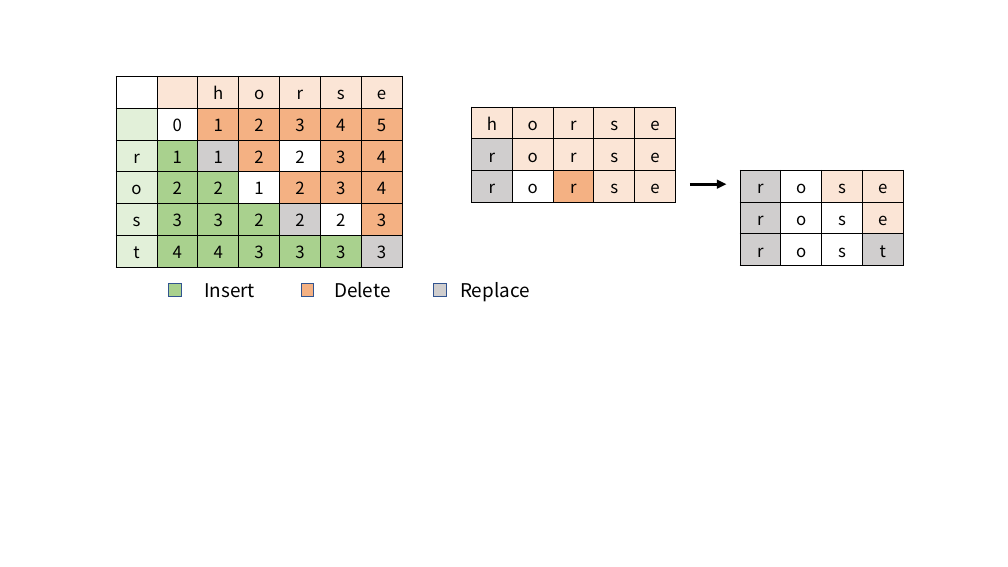
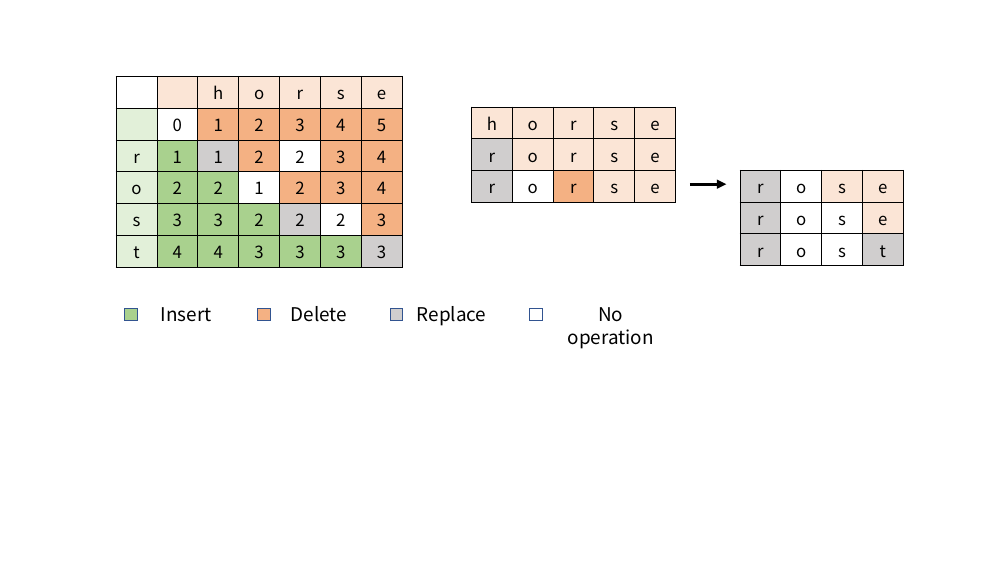
Before and after one commit to Tackoil/Tackoil.github.io, a slide deck: slide 4 of 2019/09/19/algorithm/mrc.pptx. Drawn at 1008x567 pixels with LibreOffice and Linux fonts; fonts in the diff are those of the drawing. Boxes give left, top, right and bottom in pixels: in the first picture for what was removed or moved away, otherwise in the second. Text is boxed around its words. In the diff, an @@ line names an element or a change of style, - is before the commit and + after.

```diff
--- a/2019/09/19/algorithm/mrc.pptx
+++ b/2019/09/19/algorithm/mrc.pptx
@@ 3 texts, 3 rectangles moved together from (x1=169, y1=282, x2=530, y2=302) to (x1=125, y1=306, x2=487, y2=326) @@
@@ rectangle added at (x1=530, y1=309, x2=543, y2=321), fill #FFFFFF, outline #325491 1 pt @@
@@ text added at (x1=568, y1=307, x2=654, y2=349), 18 pt, text #000000 @@
+No operation
```
Also in this commit, not shown: 3 other files.
